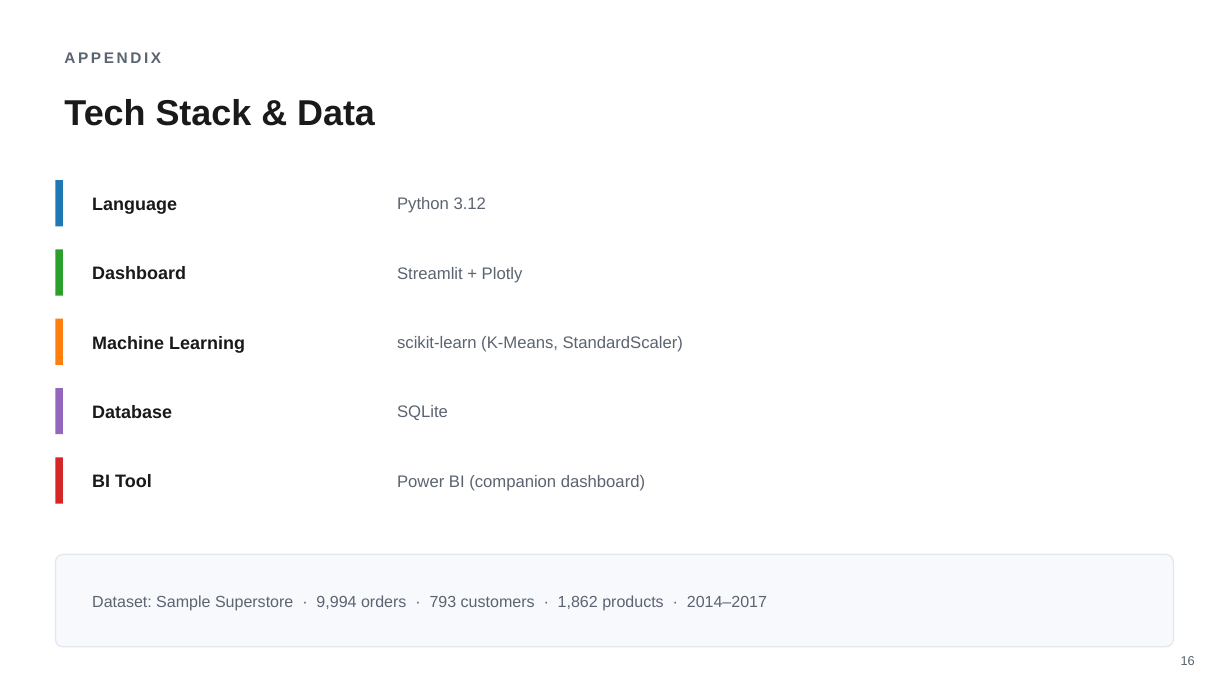
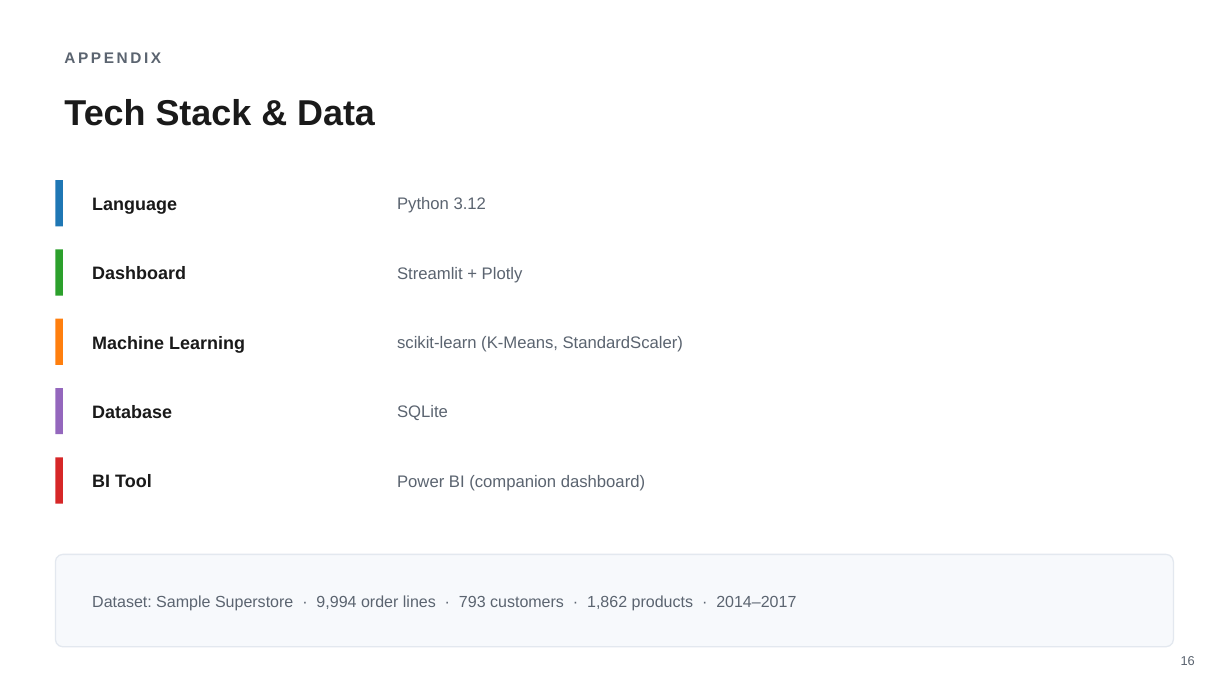
Before and after one commit to RaipallyArjun/Retail-Intelligence-Platform, a slide deck: slide 17 of reports/Presentation.pptx. Drawn at 1232x693 pixels with LibreOffice and Linux fonts; fonts in the diff are those of the drawing. Boxes give left, top, right and bottom in pixels: in the first picture for what was removed or moved away, otherwise in the second. Text is boxed around its words. In the diff, an @@ line names an element or a change of style, - is before the commit and + after.

```diff
--- a/reports/Presentation.pptx
+++ b/reports/Presentation.pptx
@@ text at (x1=92, y1=595, x2=796, y2=610): text changed @@
-Dataset: Sample Superstore · 9,994 orders · 793 customers · 1,862 products · 2014–2017
+Dataset: Sample Superstore · 9,994 order lines · 793 customers · 1,862 products · 2014–2017
```
Also in this commit, not shown: 6 other slides changed, 3 other files.
